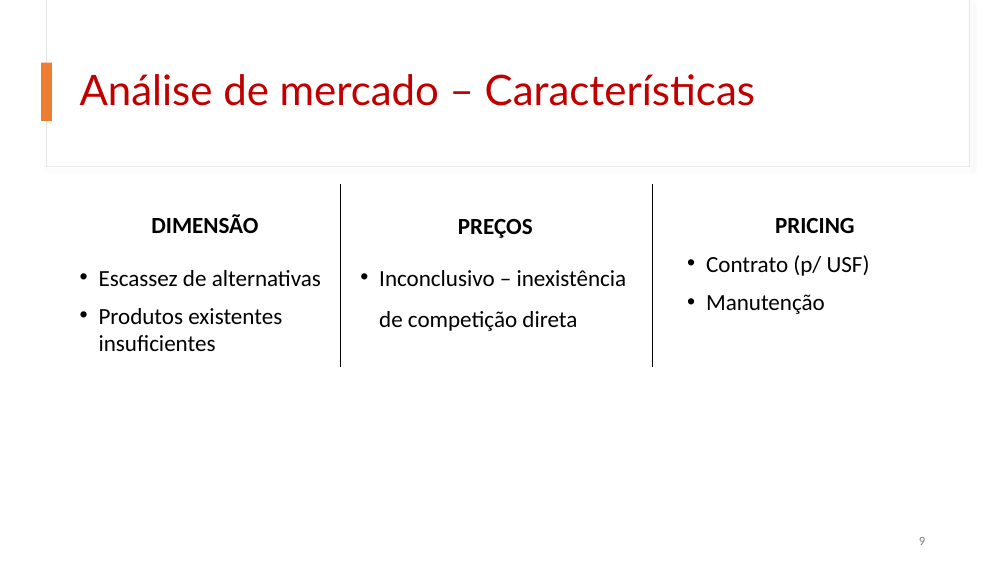
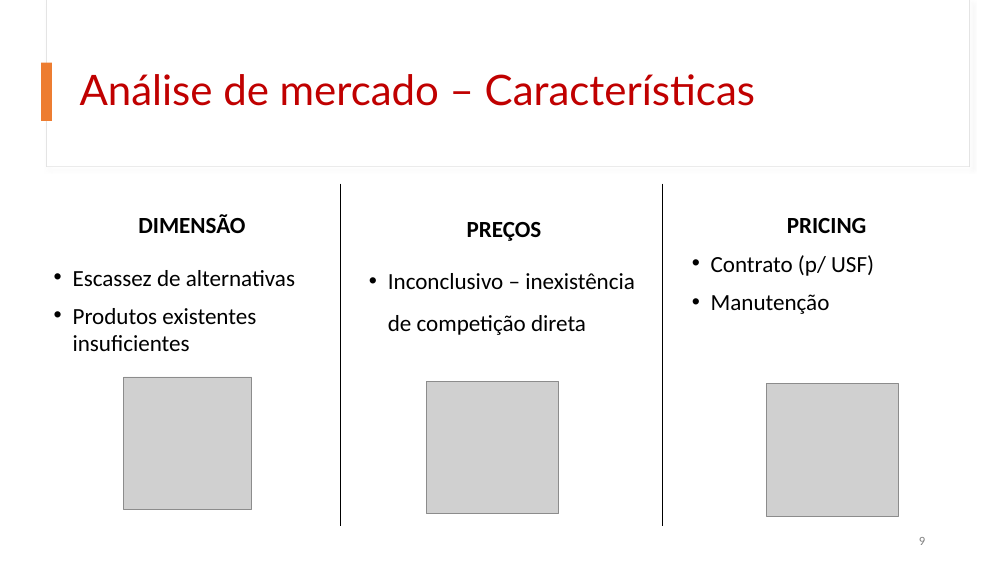
Before and after one commit to fliper6/USF-Portal_Utente, a slide deck: slide 9 of _apresentações/analise_mercado.pptx. Drawn at 1008x567 pixels with LibreOffice and Linux fonts; fonts in the diff are those of the drawing; grey boxes stand for pictures. Boxes give left, top, right and bottom in pixels: in the first picture for what was removed or moved away, otherwise in the second. Text is boxed around its words. In the diff, an @@ line names an element or a change of style, - is before the commit and + after.

Commit message:
ap analise mercado + verificação ao adicionar doc started

```diff
--- a/_apresentações/analise_mercado.pptx
+++ b/_apresentações/analise_mercado.pptx
@@ text "DIMENSÃO": place and size @@
-text "DIMENSÃO" at bbox=[99, 214, 321, 351]
+text "DIMENSÃO" at bbox=[73, 214, 295, 351]
@@ line moved from (340, 184) - (340, 367) to (340, 184) - (340, 526) @@
@@ text "PREÇOS": place and size @@
-text "PREÇOS" at bbox=[379, 219, 627, 331]
+text "PREÇOS" at bbox=[388, 222, 635, 335]
@@ line moved from (652, 184) - (652, 367) to (662, 184) - (662, 526) @@
@@ text "PRICING": place and size @@
-text "PRICING" at bbox=[706, 218, 870, 314]
+text "PRICING" at bbox=[711, 218, 874, 314]
@@ picture added at bbox=[124, 377, 252, 510] @@
@@ picture added at bbox=[426, 381, 559, 513] @@
@@ picture added at bbox=[766, 384, 898, 516] @@
```
Also in this commit, not shown: 3 other files.
